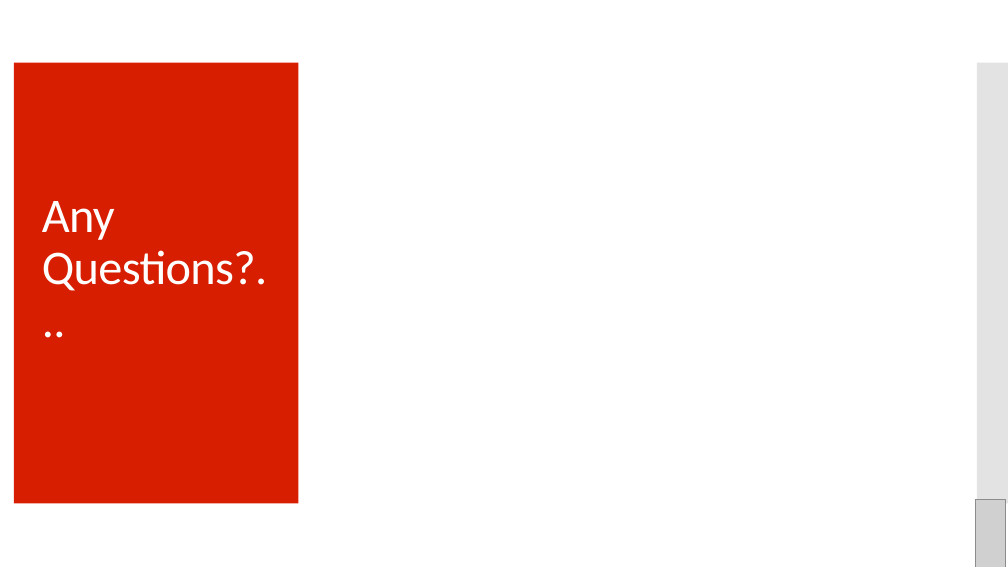
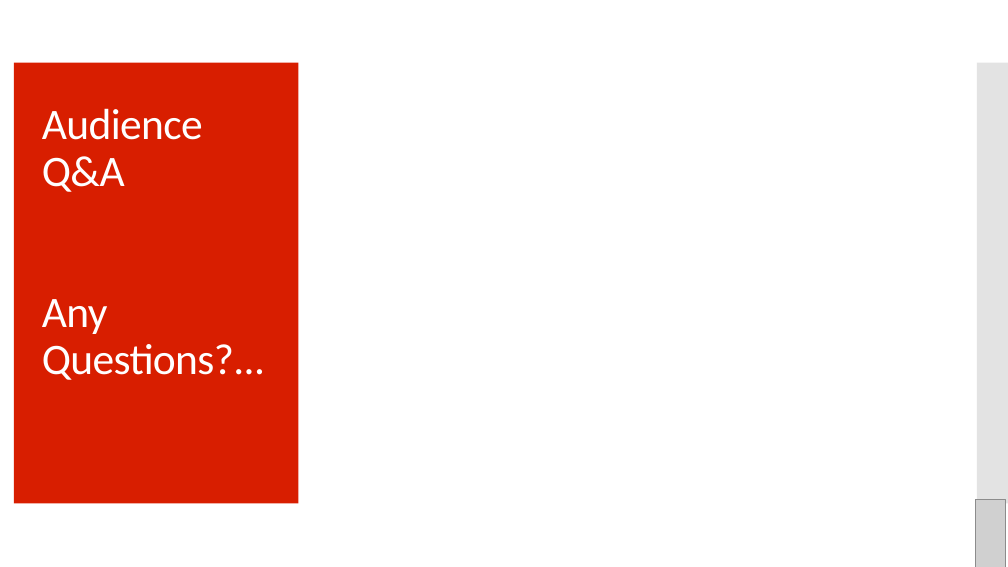
Before and after one commit to cnwaubi/LuckyNumber7, a slide deck: slide 13 of Presentation.pptx (slide 10 before the commit). Drawn at 1008x567 pixels with LibreOffice and Linux fonts; fonts in the diff are those of the drawing; grey boxes stand for pictures. Boxes give left, top, right and bottom in pixels: in the first picture for what was removed or moved away, otherwise in the second. Text is boxed around its words. In the diff, an @@ line names an element or a change of style, - is before the commit and + after.

```diff
--- a/Presentation.pptx
+++ b/Presentation.pptx
@@ title at (42,108,265,380): text changed; size 46 to 41.4 pt @@
-Any Questions?...
+Audience Q&A
+Any Questions?...
```
Also in this commit, not shown: 8 slides added, 5 slides removed.
